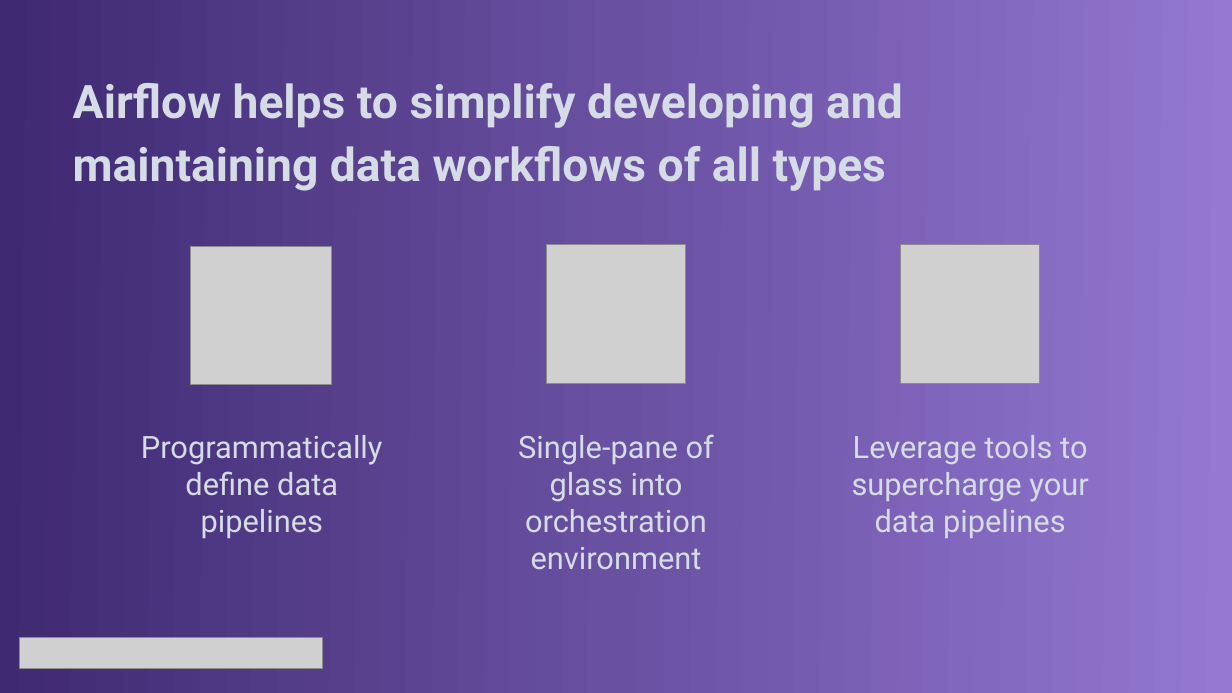
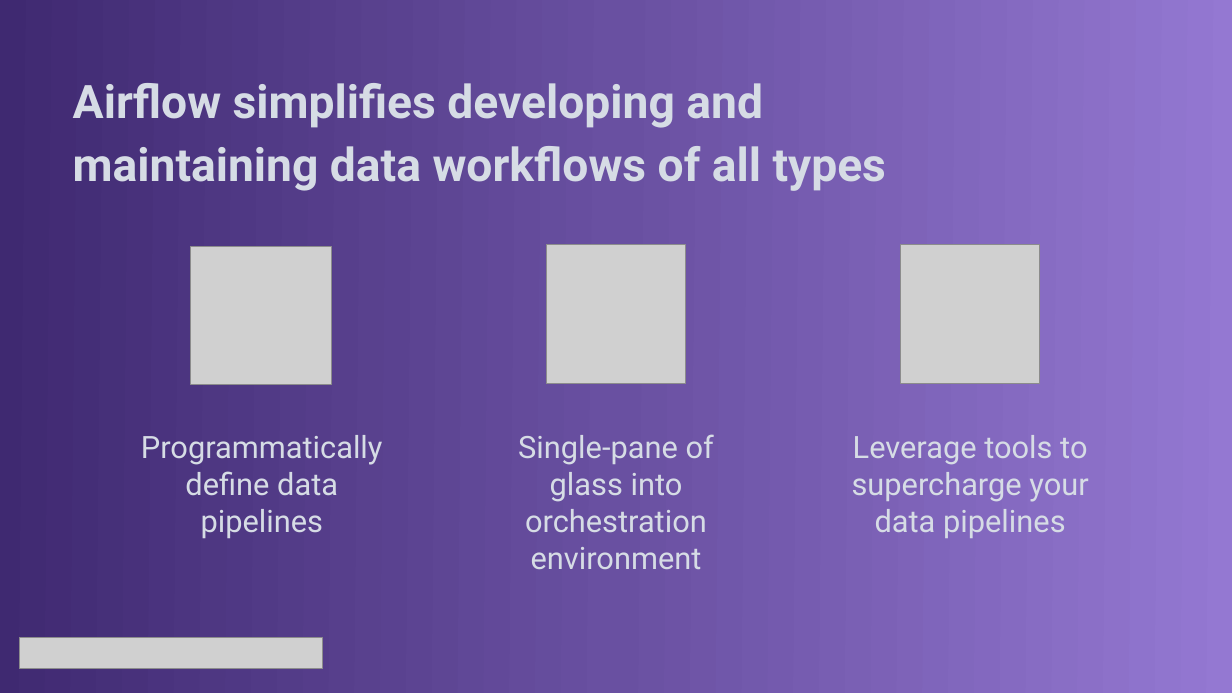
Before and after one commit to jroachgolf84/astronomer-panel-interview, a slide deck: slide 27 of documentation/Astronomer Panel Presentation.pptx. Drawn at 1232x693 pixels with LibreOffice and Linux fonts; fonts in the diff are those of the drawing; grey boxes stand for pictures. Boxes give left, top, right and bottom in pixels: in the first picture for what was removed or moved away, otherwise in the second. Text is boxed around its words. In the diff, an @@ line names an element or a change of style, - is before the commit and + after.

Commit message:
Updating presentation, final time

```diff
--- a/documentation/Astronomer Panel Presentation.pptx
+++ b/documentation/Astronomer Panel Presentation.pptx
@@ text at box(73, 83, 886, 191): text changed @@
-Airflow helps to simplify developing and maintaining data workflows of all types
+Airflow simplifies developing and maintaining data workflows of all types
```
Also in this commit, not shown: 1 other file.
